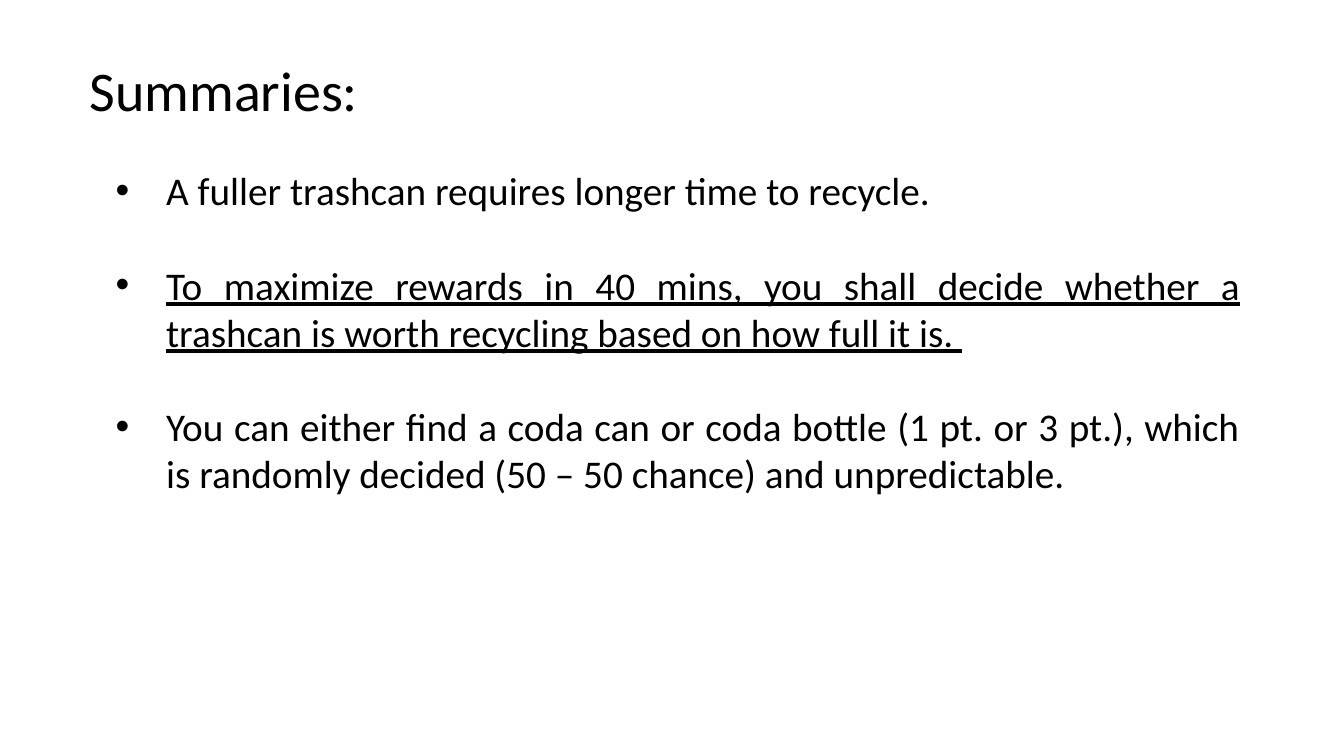
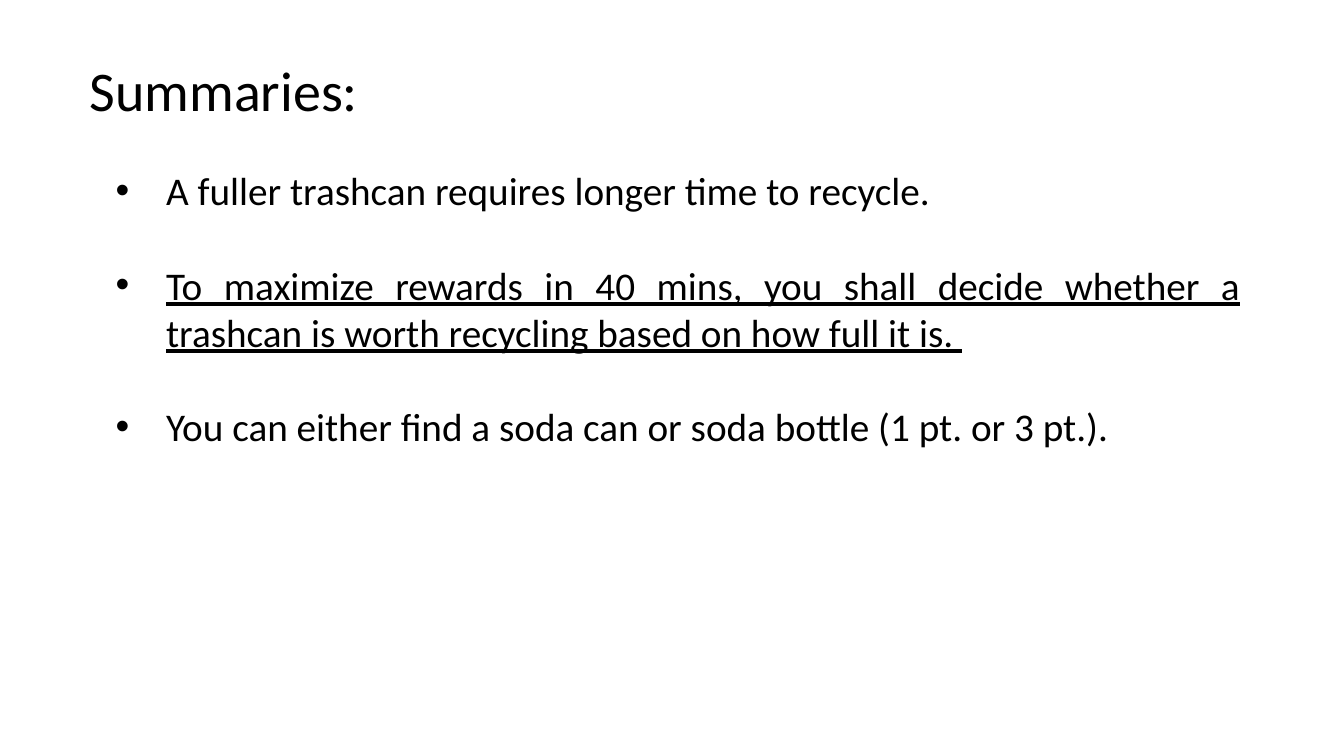
Before and after one commit to cd-lab/social_foraging, a slide deck: slide 18 of instructions.pptx. Drawn at 1344x756 pixels with LibreOffice and Linux fonts; fonts in the diff are those of the drawing. Boxes give left, top, right and bottom in pixels: in the first picture for what was removed or moved away, otherwise in the second. Text is boxed around its words. In the diff, an @@ line names an element or a change of style, - is before the commit and + after.

```diff
--- a/instructions.pptx
+++ b/instructions.pptx
@@ text at (166,412,1108,448): text changed @@
-• You can either find a coda can or coda bottle (1 pt. or 3 pt.), which is randomly decided (50 – 50 chance) and unpredictable.
+• You can either find a soda can or soda bottle (1 pt. or 3 pt.).
```
Also in this commit, not shown: 3 other slides changed, 1 other file.
